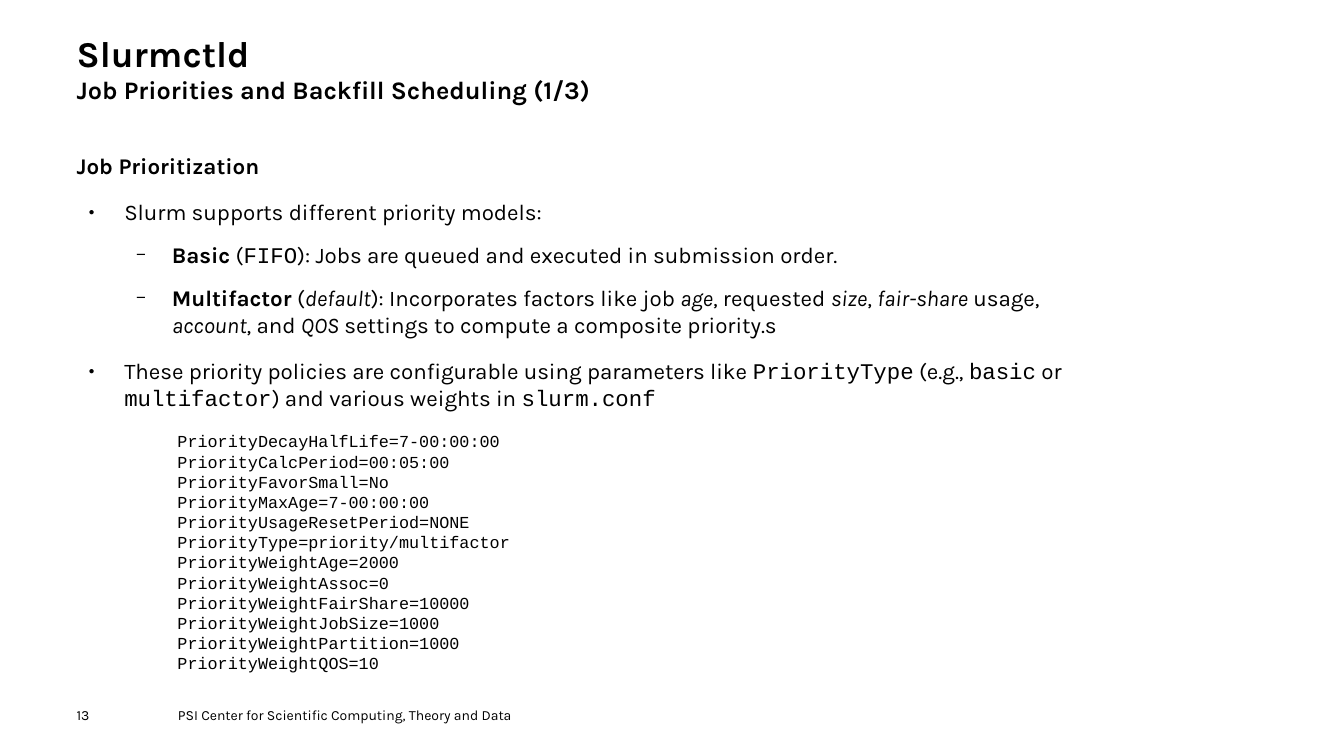
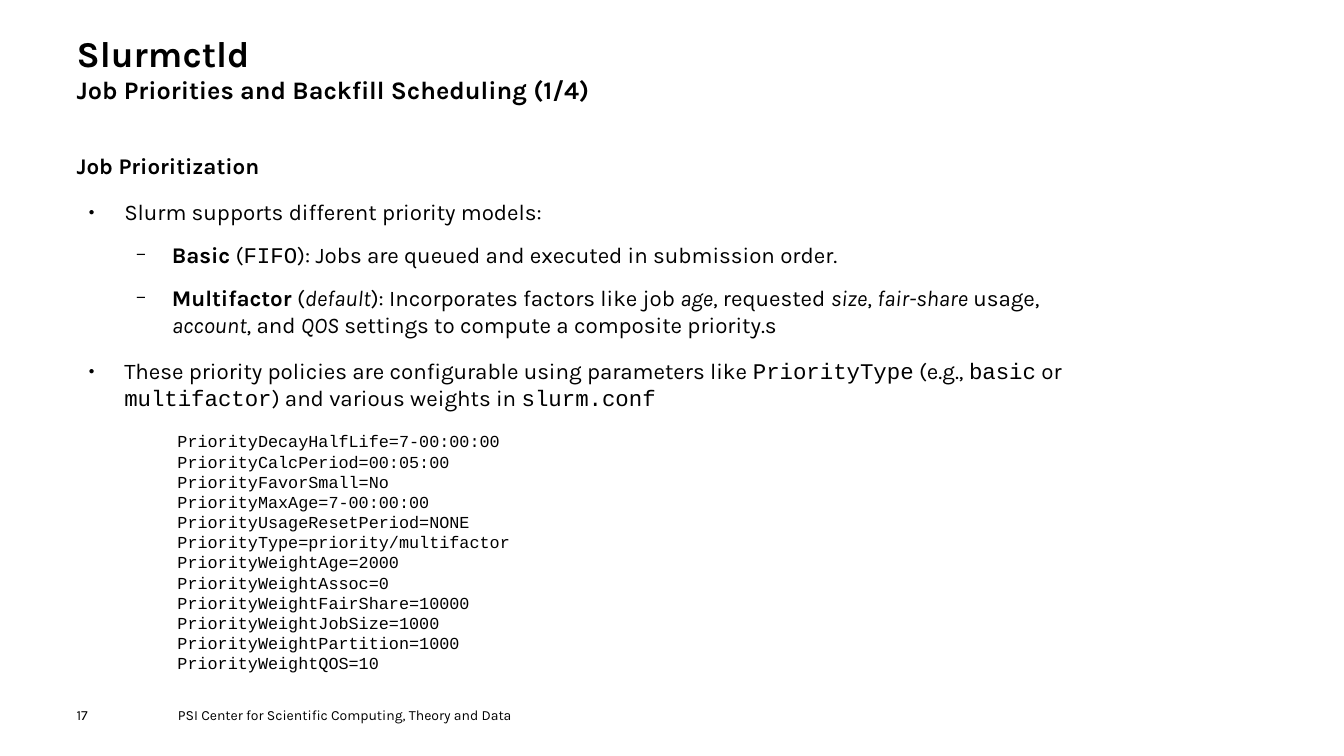
Before and after one commit to fhnw-hpcp/HS25, a slide deck: slide 17 of Slurm.odp (slide 13 before the commit). Drawn at 1344x756 pixels with LibreOffice and Linux fonts; fonts in the diff are those of the drawing; background and template pictures are left out. Boxes give left, top, right and bottom in pixels: in the first picture for what was removed or moved away, otherwise in the second. Text is boxed around its words. In the diff, an @@ line names an element or a change of style, - is before the commit and + after.

```diff
--- a/Slurm.odp
+++ b/Slurm.odp
@@ title at box(77, 42, 589, 106): text changed @@
-Slurmctld
-Job Priorities and Backfill Scheduling (1/3)
+Slurmctld
+Job Priorities and Backfill Scheduling (1/4)
@@ page number at box(77, 711, 88, 720): text changed @@
-13
+17
```
Also in this commit, not shown: 16 other slides changed, 4 slides added, 22 slides removed.
